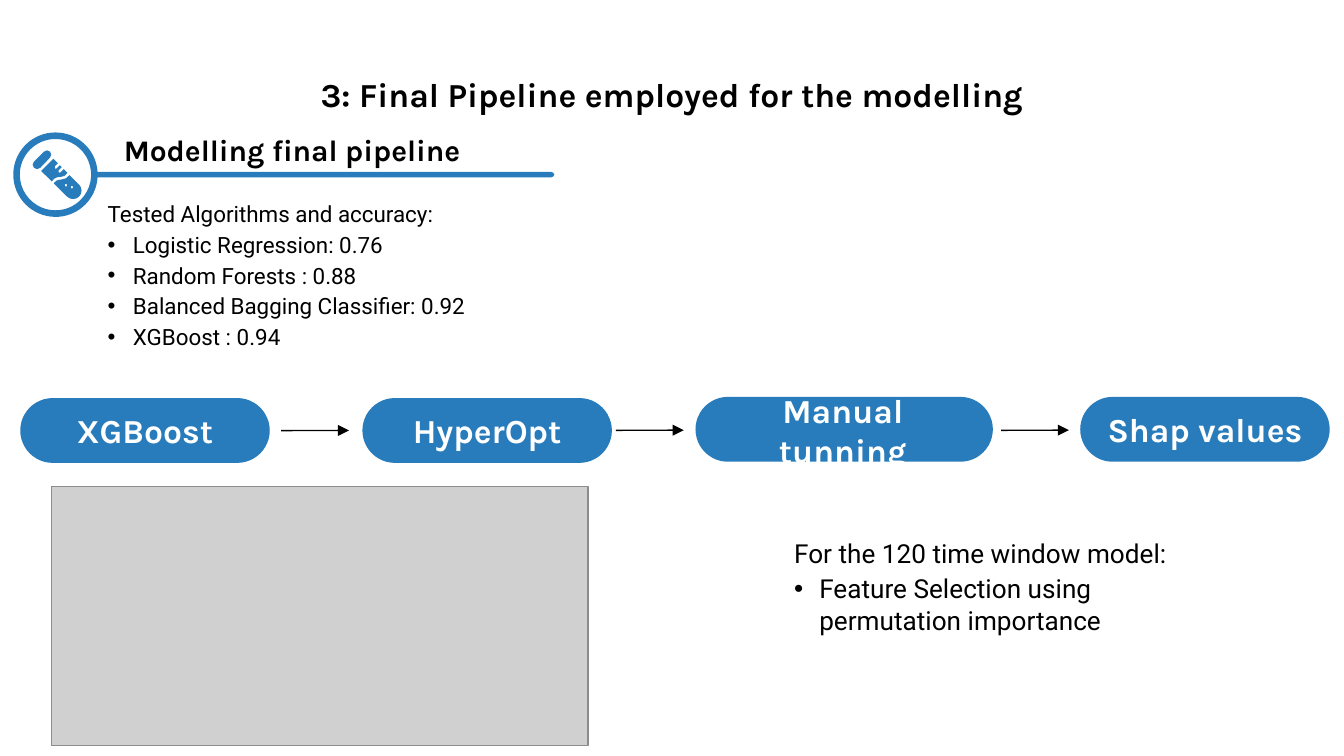
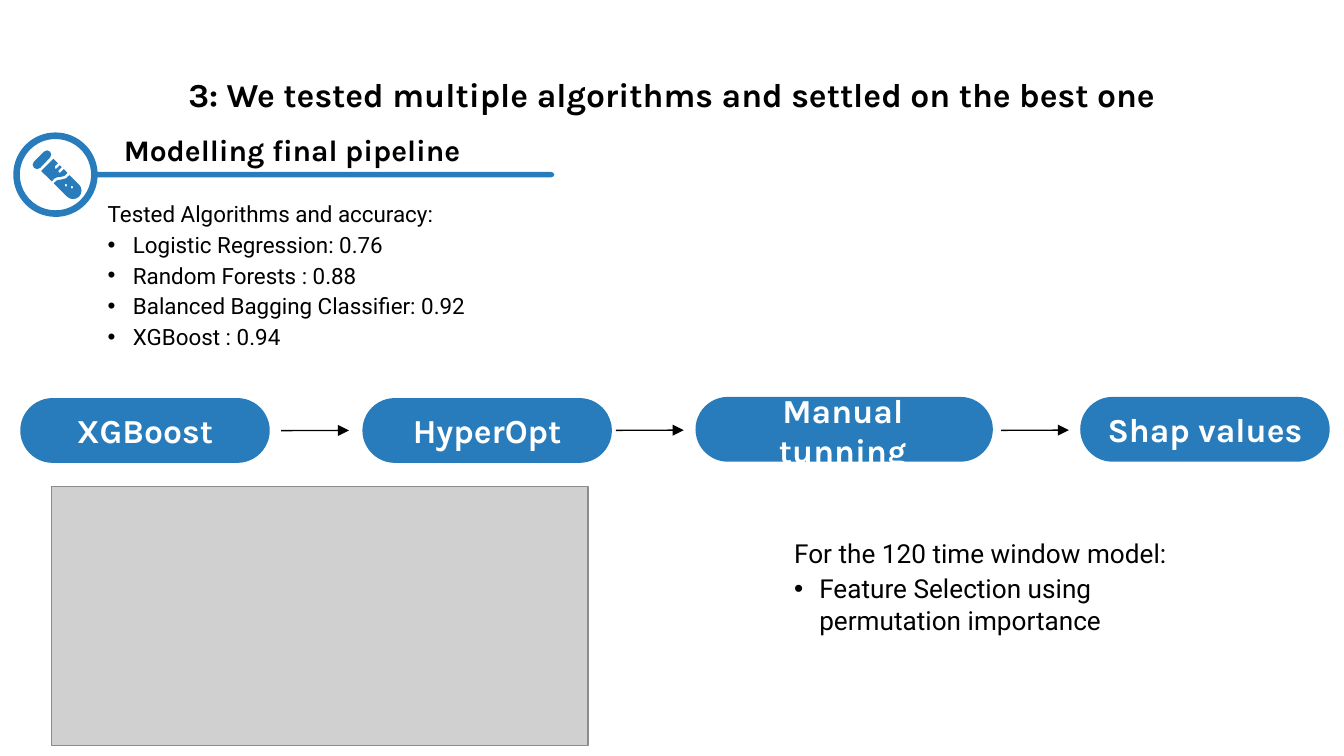
Before and after one commit to insomnium098/ChronicKidneyDiseaseChallenge, a slide deck: slide 13 of Slides.pptx. Drawn at 1344x756 pixels with LibreOffice and Linux fonts; fonts in the diff are those of the drawing; grey boxes stand for pictures. Boxes give left, top, right and bottom in pixels: in the first picture for what was removed or moved away, otherwise in the second. Text is boxed around its words. In the diff, an @@ line names an element or a change of style, - is before the commit and + after.

```diff
--- a/Slides.pptx
+++ b/Slides.pptx
@@ title at <box>188,83,1155,116</box>: text changed @@
-3: Final Pipeline employed for the modelling
+3: We tested multiple algorithms and settled on the best one
```
Also in this commit, not shown: 8 other slides changed.
